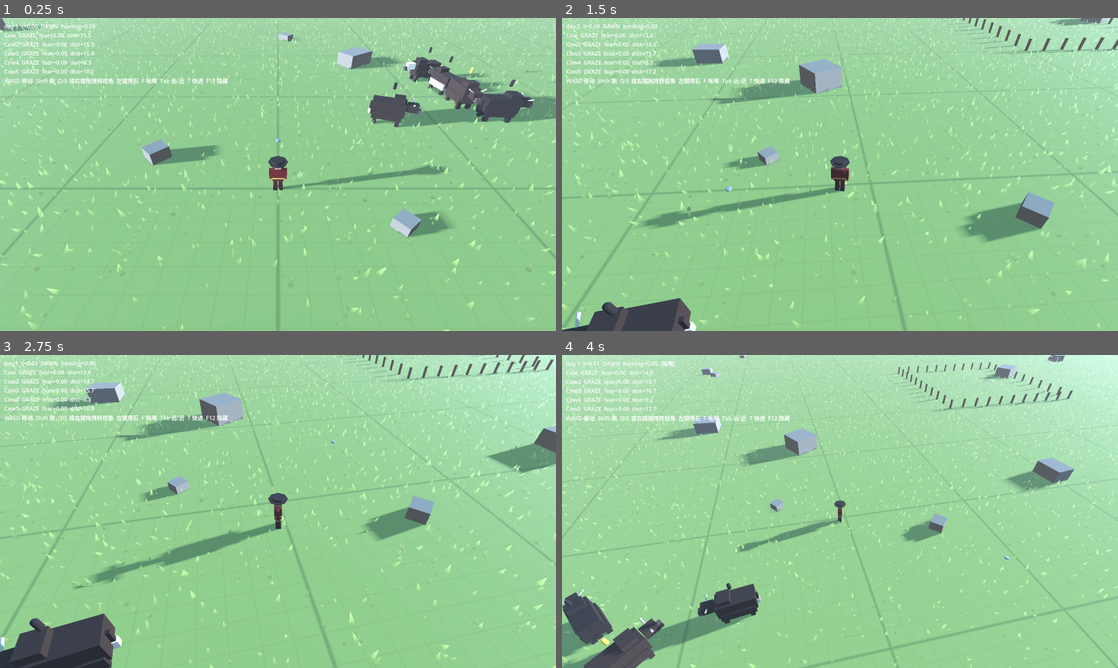
Above: before the commit, frames 1-4 (two rows, left to right).
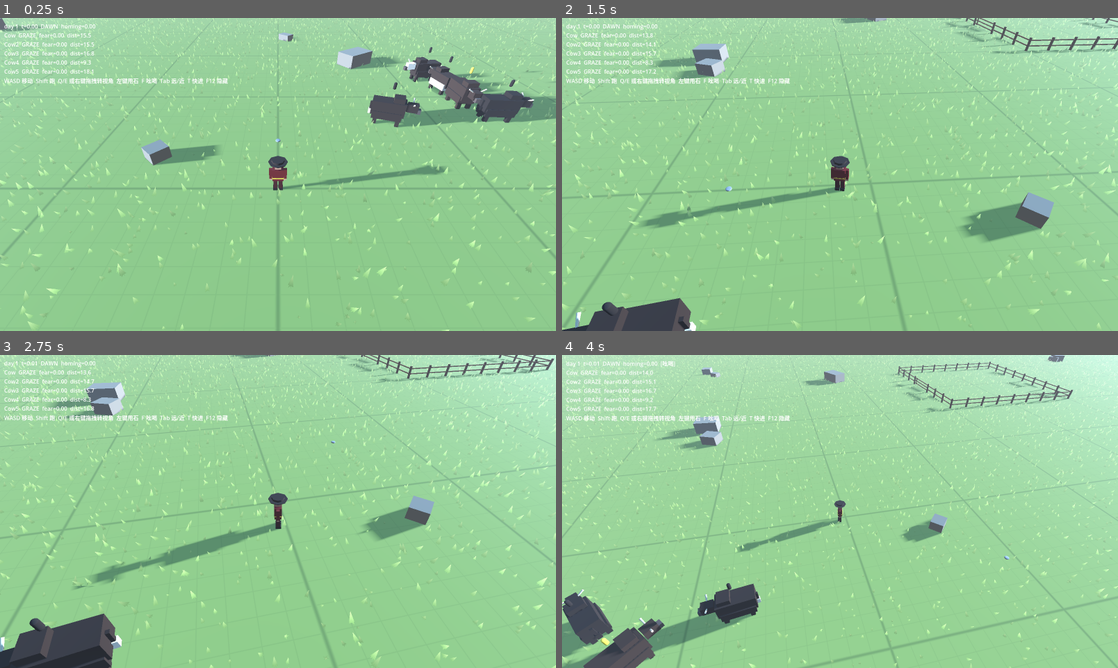
Above: after the commit, the same moments.

Repository: hui-chuan/Herding-Journey
Game: Godot game, scene res://scenes/m1_sandbox.tscn
Same seed, same stepped clock (60 frames per second), same inputs: the game is played once before the commit and once after it.
Inputs (mouse positions are in pixels of both pictures, inside the frame that each line leads up to):
- Up to frame 1 (0.25 s): no input
- Up to frame 2 (1.5 s): move the mouse to (962, 158) at 0.52 s; hold D (move_right) 0.53-1.28 s; hold Right mouse button (camera_drag) 0.53-1.28 s; move the mouse to (728, 190) at 1.27 s; hold S (move_back) from 1.28 s (still down); tap Q (camera_left) at 1.35 s
- Up to frame 3 (2.75 s): move the mouse to (333, 442) at 2.02 s; release S (move_back) at 2.03 s; hold D (move_right) from 2.03 s (still down); tap E (camera_right) at 2.1 s
- Up to frame 4 (4 s): move the mouse to (812, 574) at 2.77 s; release D (move_right) at 2.78 s; hold W (move_forward) 2.78-3.53 s; tap Tab (camera_zoom_toggle) at 2.85 s; move the mouse to (1006, 558) at 3.52 s; hold A (move_left) from 3.53 s (still down); tap F (drive_toggle) at 3.6 s

The runs differ from the first frame. In frame 1, 0.7% of the frame differs, in the area x 70-82%, y 60-71%; in frame 2, 3.2%; in frame 3, 3.8%, in the area x 10-100%, y 0-47%; in frame 4, 3.2%.

Commit message:
Rocks and fence get collision; pen with rails and an auto-opening gate; --player-at debug flag
Co-Authored-By: Claude Fable 5.1 <noreply@anthropic.com>

Diff:
--- a/scenes/m1_sandbox.tscn
+++ b/scenes/m1_sandbox.tscn
@@ -14,6 +14,7 @@
 [ext_resource type="Script" path="res://scripts/world/grass_field.gd" id="12_field"]
 [ext_resource type="Script" path="res://scripts/world/mountains.gd" id="13_mountains"]
 [ext_resource type="Script" path="res://scripts/herd/herd_manager.gd" id="14_herd"]
+[ext_resource type="Script" path="res://scripts/world/pen.gd" id="15_pen"]
 
 [sub_resource type="ProceduralSkyMaterial" id="sky_mat"]
 sky_top_color = Color(0.35, 0.55, 0.9, 1)
@@ -92,6 +93,10 @@
 [node name="Mountains" type="Node3D" parent="."]
 script = ExtResource("13_mountains")
 
+[node name="Pen" type="Node3D" parent="."]
+transform = Transform3D(1, 0, 0, 0, 1, 0, 0, 0, 1, -30, 0, 30)
+script = ExtResource("15_pen")
+
 [node name="Props" type="Node3D" parent="."]
 script = ExtResource("7_props")
 
--- a/scripts/debug/debug_overlay.gd
+++ b/scripts/debug/debug_overlay.gd
@@ -23,6 +23,11 @@
 			_test_sling = true
 		if a == "--log-positions":
 			_log_positions = true
+		if a.begins_with("--player-at="):
+			var xz := a.trim_prefix("--player-at=").split(",")
+			var p := get_tree().get_first_node_in_group("player") as Node3D
+			if p and xz.size() == 2:
+				p.global_position = Vector3(float(xz[0]), 1.0, float(xz[1]))
 		if a.begins_with("--shot-delay="):
 			_shot_timer = float(a.trim_prefix("--shot-delay="))
 		if a.begins_with("--screenshot="):
--- a/scripts/world/greybox_props.gd
+++ b/scripts/world/greybox_props.gd
@@ -1,10 +1,10 @@
-## 灰盒参照物：散落石块 + 一圈围栏。固定随机种子，每次打开位置一致。
+## 灰盒参照物：散落石块，带碰撞。固定随机种子，每次打开位置一致。
 extends Node3D
 
 @export var rock_count: int = 60
 @export var scatter_radius: float = 120.0
-@export var pen_center := Vector3(-30, 0, 30)
-@export var pen_size: float = 20.0
+@export var keep_clear_center := Vector3(-30, 0, 30)
+@export var keep_clear_radius: float = 22.0
 @export var seed: int = 7
 
 func _ready() -> void:
@@ -12,32 +12,35 @@
 	rng.seed = seed
 	var rock_mat := StandardMaterial3D.new()
 	rock_mat.albedo_color = Color(0.52, 0.48, 0.42)
-	for i in rock_count:
+	rock_mat.roughness = 1.0
+	var placed := 0
+	while placed < rock_count:
 		var a := rng.randf() * TAU
 		var r := sqrt(rng.randf()) * scatter_radius
+		var pos := Vector3(cos(a) * r, 0.0, sin(a) * r)
+		# 不在畜栏附近和出生点附近放石头。
+		if pos.distance_to(keep_clear_center) < keep_clear_radius or pos.length() < 6.0:
+			continue
 		var s := rng.randf_range(0.6, 2.5)
-		var box := BoxMesh.new()
-		box.size = Vector3(s * rng.randf_range(0.8, 1.6), s * 0.7, s)
-		_add_mesh(box, rock_mat, Vector3(cos(a) * r, box.size.y * 0.4, sin(a) * r), rng.randf() * TAU)
+		var size := Vector3(s * rng.randf_range(0.8, 1.6), s * 0.7, s)
+		_add_rock(size, rock_mat, pos + Vector3(0, size.y * 0.4, 0), rng.randf() * TAU)
+		placed += 1
 
-	var post_mat := StandardMaterial3D.new()
-	post_mat.albedo_color = Color(0.5, 0.35, 0.2)
-	var post := BoxMesh.new()
-	post.size = Vector3(0.2, 1.2, 0.2)
-	var half := pen_size * 0.5
-	var step := 2.0
-	var n := int(pen_size / step)
-	for i in n + 1:
-		var t := -half + i * step
-		_add_mesh(post, post_mat, pen_center + Vector3(t, 0.6, -half), 0.0)
-		_add_mesh(post, post_mat, pen_center + Vector3(t, 0.6, half), 0.0)
-		_add_mesh(post, post_mat, pen_center + Vector3(-half, 0.6, t), 0.0)
-		_add_mesh(post, post_mat, pen_center + Vector3(half, 0.6, t), 0.0)
-
-func _add_mesh(mesh: Mesh, mat: Material, pos: Vector3, yaw: float) -> void:
+func _add_rock(size: Vector3, mat: Material, pos: Vector3, yaw: float) -> void:
+	var body := StaticBody3D.new()
+	body.collision_layer = 1
+	body.collision_mask = 0
+	body.position = pos
+	body.rotation.y = yaw
+	var mesh := BoxMesh.new()
+	mesh.size = size
 	var mi := MeshInstance3D.new()
 	mi.mesh = mesh
 	mi.material_override = mat
-	mi.position = pos
-	mi.rotation.y = yaw
-	add_child(mi)
+	body.add_child(mi)
+	var shape := BoxShape3D.new()
+	shape.size = size
+	var cs := CollisionShape3D.new()
+	cs.shape = shape
+	body.add_child(cs)
+	add_child(body)
--- /dev/null
+++ b/scripts/world/pen.gd
@@ -0,0 +1,119 @@
+## 畜栏：四边围栏（带碰撞），东侧一道门。门前有牛或人时自动打开，走空后关上。
+## 围栏区域判定（归栏）仍以 center 与 size 为准，见 Cow.is_in_pen。
+extends Node3D
+
+@export var size: float = 20.0
+@export var gate_width: float = 5.0
+@export var post_spacing: float = 2.5
+@export var rail_height: float = 1.1
+@export var open_radius: float = 7.0
+@export var close_delay: float = 2.0
+@export var open_angle_deg: float = 110.0
+@export var swing_speed: float = 2.0
+
+const WOOD := Color(0.5, 0.35, 0.2)
+const WOOD_DARK := Color(0.38, 0.26, 0.15)
+
+var _gate_pivot: Node3D
+var _gate_open: bool = false
+var _gate_t: float = 0.0
+var _close_timer: float = 0.0
+var _gate_center: Vector3
+var _mat_post: StandardMaterial3D
+var _mat_rail: StandardMaterial3D
+
+func _ready() -> void:
+	_mat_post = StandardMaterial3D.new()
+	_mat_post.albedo_color = WOOD_DARK
+	_mat_post.roughness = 1.0
+	_mat_rail = StandardMaterial3D.new()
+	_mat_rail.albedo_color = WOOD
+	_mat_rail.roughness = 1.0
+	var h := size * 0.5
+	# 北、南、西三边整段；东边留门。
+	_build_side(Vector3(-h, 0, -h), Vector3(h, 0, -h))
+	_build_side(Vector3(-h, 0, h), Vector3(h, 0, h))
+	_build_side(Vector3(-h, 0, -h), Vector3(-h, 0, h))
+	var g := gate_width * 0.5
+	_build_side(Vector3(h, 0, -h), Vector3(h, 0, -g))
+	_build_side(Vector3(h, 0, g), Vector3(h, 0, h))
+	_build_gate(Vector3(h, 0, -g), Vector3(h, 0, g))
+	_gate_center = global_position + Vector3(h, 0, 0)
+
+func _process(delta: float) -> void:
+	var someone_near := false
+	for node in get_tree().get_nodes_in_group("cows"):
+		if _flat_dist((node as Node3D).global_position, _gate_center) <= open_radius:
+			someone_near = true
+			break
+	if not someone_near:
+		var p := get_tree().get_first_node_in_group("player") as Node3D
+		if p and _flat_dist(p.global_position, _gate_center) <= open_radius:
+			someone_near = true
+	if someone_near:
+		_gate_open = true
+		_close_timer = close_delay
+	else:
+		_close_timer -= delta
+		if _close_timer <= 0.0:
+			_gate_open = false
+	_gate_t = move_toward(_gate_t, 1.0 if _gate_open else 0.0, swing_speed * delta)
+	_gate_pivot.rotation.y = deg_to_rad(open_angle_deg) * ease(_gate_t, 0.6)
+
+func is_gate_open() -> bool:
+	return _gate_t > 0.5
+
+## 一段直线围栏：等距立柱 + 两根横杆 + 一块整体碰撞板。
+func _build_side(a: Vector3, b: Vector3) -> void:
+	var length := a.distance_to(b)
+	var n := maxi(1, int(round(length / post_spacing)))
+	for i in n + 1:
+		_add_box(self, Vector3(0.18, rail_height + 0.2, 0.18), a.lerp(b, float(i) / n) + Vector3(0, (rail_height + 0.2) * 0.5, 0), 0.0, _mat_post)
+	var mid := (a + b) * 0.5
+	var yaw := atan2(-(b - a).x, -(b - a).z) + PI * 0.5
+	for y in [rail_height * 0.45, rail_height * 0.95]:
+		_add_box(self, Vector3(length, 0.1, 0.08), mid + Vector3(0, y, 0), yaw, _mat_rail)
+	_add_collider(self, Vector3(length, rail_height + 0.2, 0.25), mid + Vector3(0, (rail_height + 0.2) * 0.5, 0), yaw)
+
+## 门：绕 a 端立柱旋转的一段围栏，带碰撞，随枢轴一起转。
+func _build_gate(a: Vector3, b: Vector3) -> void:
+	_gate_pivot = Node3D.new()
+	_gate_pivot.position = a
+	add_child(_gate_pivot)
+	var length := a.distance_to(b)
+	var local_b := b - a
+	var yaw := atan2(-local_b.x, -local_b.z) + PI * 0.5
+	var mid := local_b * 0.5
+	_add_box(_gate_pivot, Vector3(0.18, rail_height + 0.2, 0.18), Vector3(0, (rail_height + 0.2) * 0.5, 0), 0.0, _mat_post)
+	for y in [rail_height * 0.3, rail_height * 0.65, rail_height * 1.0]:
+		_add_box(_gate_pivot, Vector3(length, 0.1, 0.08), mid + Vector3(0, y, 0), yaw, _mat_rail)
+	_add_box(_gate_pivot, Vector3(0.12, rail_height * 0.9, 0.1), local_b * 0.85 + Vector3(0, rail_height * 0.62, 0), yaw, _mat_rail)
+	_add_collider(_gate_pivot, Vector3(length, rail_height + 0.2, 0.2), mid + Vector3(0, (rail_height + 0.2) * 0.5, 0), yaw)
+
+func _add_box(parent: Node3D, box: Vector3, pos: Vector3, yaw: float, mat: Material) -> void:
+	var mesh := BoxMesh.new()
+	mesh.size = box
+	var mi := MeshInstance3D.new()
+	mi.mesh = mesh
+	mi.material_override = mat
+	mi.position = pos
+	mi.rotation.y = yaw
+	parent.add_child(mi)
+
+func _add_collider(parent: Node3D, box: Vector3, pos: Vector3, yaw: float) -> void:
+	var body := StaticBody3D.new()
+	body.collision_layer = 1
+	body.collision_mask = 0
+	body.position = pos
+	body.rotation.y = yaw
+	var shape := BoxShape3D.new()
+	shape.size = box
+	var cs := CollisionShape3D.new()
+	cs.shape = shape
+	body.add_child(cs)
+	parent.add_child(body)
+
+func _flat_dist(a: Vector3, b: Vector3) -> float:
+	var d := a - b
+	d.y = 0.0
+	return d.length()
Not shown, added: scripts/world/pen.gd.uid
